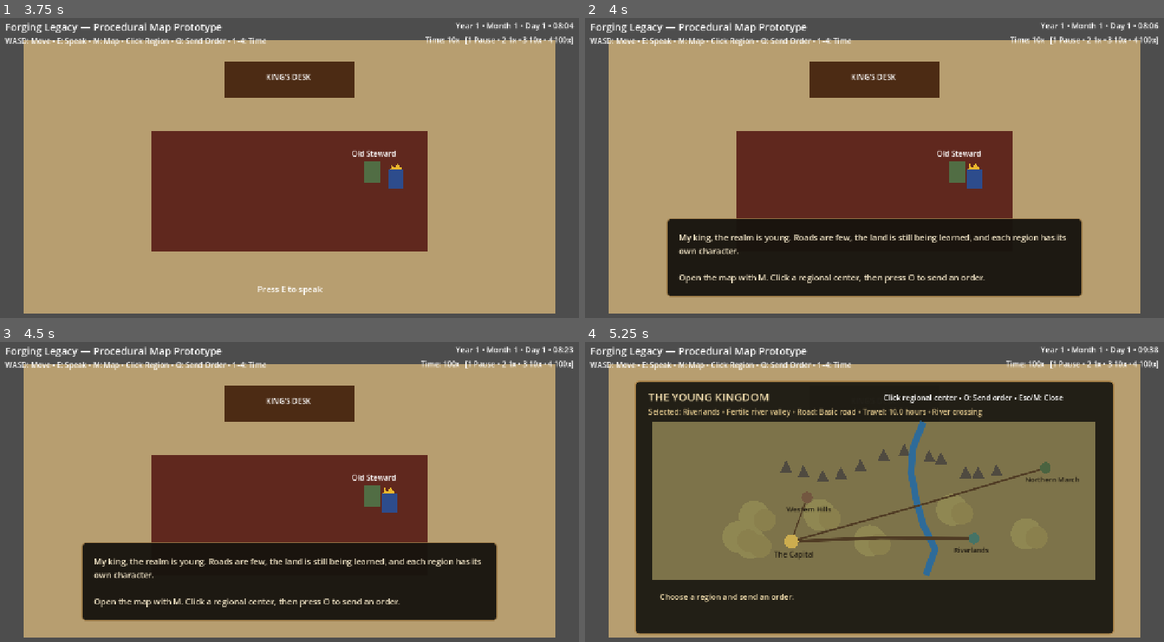
Above: before the commit, frames 1-4 (two rows, left to right).
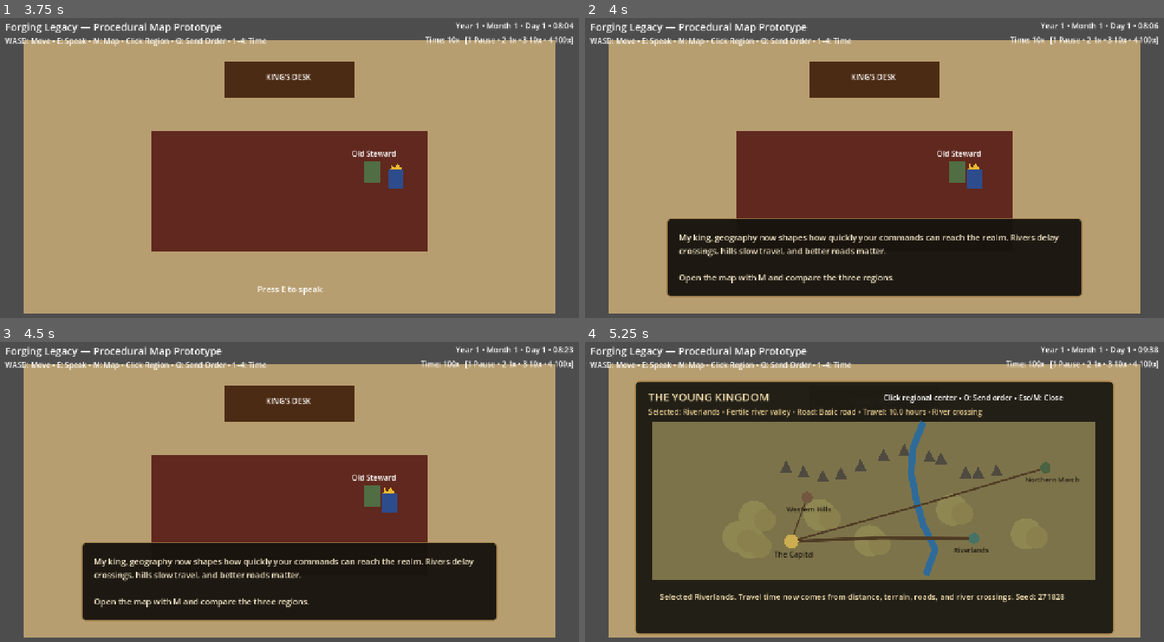
Above: after the commit, the same moments.

Repository: thomasmcanerney-gif/forging-legacy-game
Game: Godot game, scene res://scenes/main.tscn
Same seed, same stepped clock (60 frames per second), same inputs: the game is played once before the commit and once after it.
Inputs (mouse positions are in pixels of both pictures, inside the frame that each line leads up to):
- Up to frame 1 (3.75 s): tap Enter at 0.5 s; move the mouse to (416, 159) at 0.52 s; hold D (move_right) 0.53-1.28 s; tap E (interact) at 0.6, 1.25, 1.35, 2.3, 3.05 s; click (416, 159) at 0.67 s; move the mouse to (173, 192) at 1.27 s; hold S (move_down) 1.28-2.03 s; move the mouse to (347, 105) at 2.02 s; hold D (move_right) 2.03-2.78 s; tap 1 at 2.1 s; move the mouse to (260, 243) at 2.77 s; hold W (move_up) 2.78-3.53 s; tap 2 at 2.85 s; click (260, 243) at 2.92 s; move the mouse to (468, 228) at 3.52 s; hold A (move_left) from 3.53 s (still down); tap 3 at 3.6 s
- Up to frame 2 (4 s): keep holding A (move_left); tap E (interact) at 3.8 s
- Up to frame 3 (4.5 s): keep holding A (move_left); tap Enter at 4.25 s; move the mouse to (110, 450) at 4.27 s; tap 4 at 4.35 s
- Up to frame 4 (5.25 s): tap E (interact) at 4.55, 5 s; move the mouse to (903, 501) at 5.02 s; release A (move_left) at 5.03 s; hold S (move_down) from 5.03 s (still down); tap M at 5.1 s; click (903, 501) at 5.17 s

Frame 1 is identical in both runs. In frame 2, 1.7% of the frame differs, in the area x 16-84%, y 71-89%; in frame 3, 1.7%; in frame 4, 0.8%.
Error before the commit: Invalid access to property or key 'map_seed' on a base object of type 'Control (ProceduralMap)'. (res://scripts/main.gd:108)

Commit message:
Use generated capital and geography travel data

Diff:
--- a/scripts/main.gd
+++ b/scripts/main.gd
@@ -16,8 +16,6 @@
 @onready var procedural_map: ProceduralMap = $UI/MapPanel/ProceduralMap
 @onready var messenger_marker: Polygon2D = $UI/MapPanel/ProceduralMap/Messenger
 
-const CAPITAL_POS := Vector2(255, 235)
-
 var dialogue_open := false
 var map_open := false
 var selected_region_index := 0
@@ -29,14 +27,12 @@
 	messenger_marker.visible = false
 	procedural_map.setup(kingdom_state)
 	procedural_map.region_clicked.connect(_select_region_by_id)
-
 	game_time.time_changed.connect(_on_time_changed)
 	game_time.speed_changed.connect(_on_speed_changed)
 	messenger_system.journey_started.connect(_on_journey_started)
 	messenger_system.journey_progress.connect(_on_journey_progress)
 	messenger_system.phase_changed.connect(_on_messenger_phase_changed)
 	messenger_system.journey_completed.connect(_on_journey_completed)
-
 	_on_time_changed(game_time.get_display_text())
 	_on_speed_changed(game_time.get_speed_name())
 	_update_selected_region_display()
@@ -48,7 +44,7 @@
 	if close_enough and Input.is_action_just_pressed("interact") and not map_open:
 		_set_dialogue_open(not dialogue_open)
 		if dialogue_open:
-			dialogue_text.text = "My king, the realm is young. Roads are few, the land is still being learned, and each region has its own character.\n\nOpen the map with M. Click a regional center, then press O to send an order."
+			dialogue_text.text = "My king, geography now shapes how quickly your commands can reach the realm. Rivers delay crossings, hills slow travel, and better roads matter.\n\nOpen the map with M and compare the three regions."
 	if dialogue_open and Input.is_action_just_pressed("ui_cancel"):
 		_set_dialogue_open(false)
 
@@ -105,7 +101,7 @@
 		selected_region_label.text = "No region selected"
 		return
 	selected_region_label.text = "Selected: %s" % region.get_summary()
-	map_status.text = "Selected %s. Press O to send an order. Seed: %d" % [region.display_name, procedural_map.map_seed]
+	map_status.text = "Selected %s. Travel time now comes from distance, terrain, roads, and river crossings. Seed: %d" % [region.display_name, kingdom_state.map_seed]
 
 func _send_regional_order() -> void:
 	if messenger_system.active:
@@ -131,20 +127,20 @@
 
 func _on_journey_started(target_id: String) -> void:
 	messenger_marker.visible = true
-	messenger_marker.position = CAPITAL_POS
+	messenger_marker.position = kingdom_state.capital_position
 	var region := kingdom_state.get_region(target_id)
 	if region != null: selected_region_label.text = "Active route: %s" % region.get_summary()
 
 func _on_journey_progress(progress: float, returning: bool, target_id: String) -> void:
 	var region := kingdom_state.get_region(target_id)
 	if region == null: return
-	if returning: messenger_marker.position = region.map_position.lerp(CAPITAL_POS, progress)
-	else: messenger_marker.position = CAPITAL_POS.lerp(region.map_position, progress)
+	if returning: messenger_marker.position = region.map_position.lerp(kingdom_state.capital_position, progress)
+	else: messenger_marker.position = kingdom_state.capital_position.lerp(region.map_position, progress)
 
 func _on_messenger_phase_changed(text: String) -> void:
 	map_status.text = text
 
 func _on_journey_completed(_target_id: String) -> void:
-	messenger_marker.position = CAPITAL_POS
+	messenger_marker.position = kingdom_state.capital_position
 	messenger_marker.visible = false
 	_update_selected_region_display()
